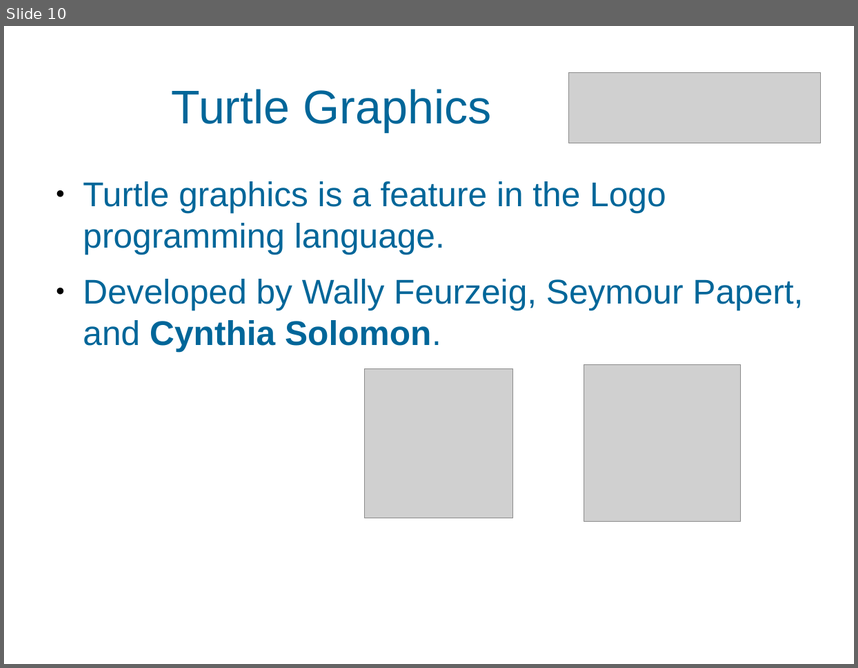
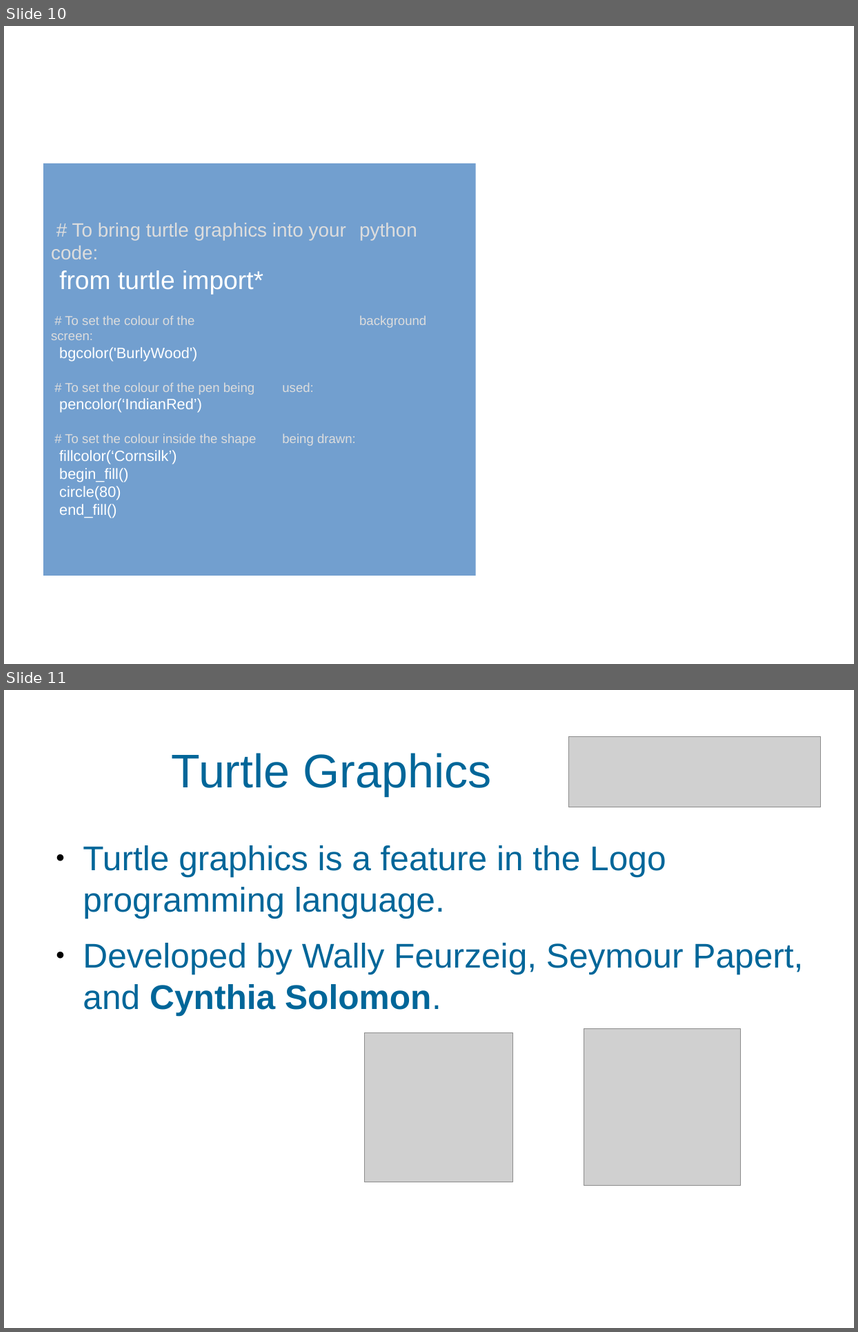
Before and after one commit to MarkGadsby/TeachingNotes, a slide deck: GeneralTextFiles/Markdown_BSC_Notes/Slides_HoneyCombe.odp. Shown one above the other, each under a label of ours: slide 10 before the commit, slides 10 and 11 after it. The pictures are 858x668 and 858x1332 pixels, drawn with LibreOffice and Linux fonts; fonts in the diff are those of the drawing; grey boxes stand for pictures; background and template pictures are left out. Boxes give left, top, right and bottom in pixels: in the first picture for what was removed or moved away, otherwise in the second. Text is boxed around its words. In the diff, an @@ line names an element or a change of style, - is before the commit and + after.

```diff
--- a/GeneralTextFiles/Markdown_BSC_Notes/Slides_HoneyCombe.odp
+++ b/GeneralTextFiles/Markdown_BSC_Notes/Slides_HoneyCombe.odp
@@ slide 10 added at (x1=4, y1=26, x2=854, y2=664), background #FFFFFF @@
@@ rectangle added at (x1=43, y1=163, x2=476, y2=575), fill #729FCF, 12 pt, text #DDDDDD @@
+# To bring turtle graphics into your python code:
+from turtle import*
+# To set the colour of the background screen:
+bgcolor('BurlyWood')
+# To set the colour of the pen being used:
+pencolor(‘IndianRed’)
+# To set the colour inside the shape being drawn:
+fillcolor(‘Cornsilk’)
+begin_fill()
+circle(80)
+end_fill()
@@ what was slide 10 is now slide 11 @@
```
Also in this commit, not shown: 2 other files.
